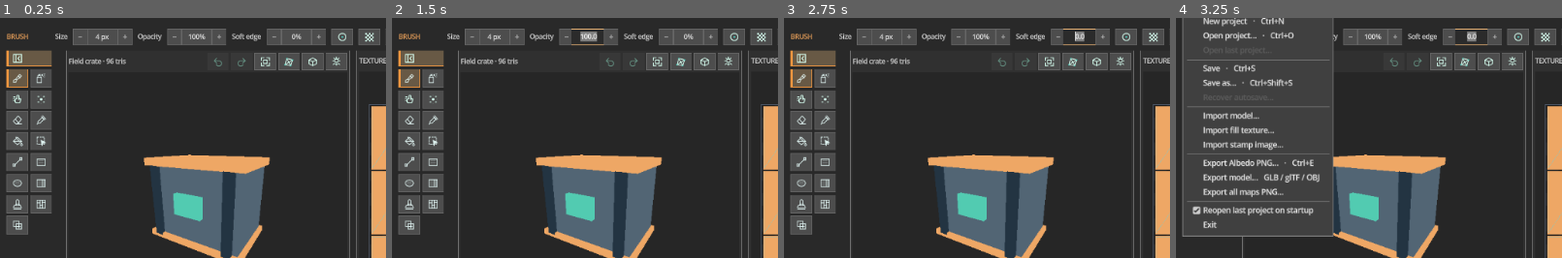
Above: before the commit, frames 1-4 (left to right).
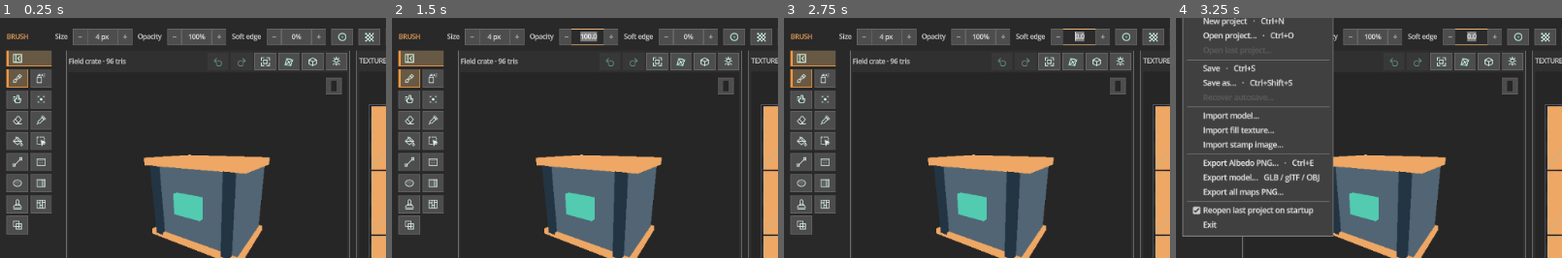
Above: after the commit, the same moments.

Repository: duasun/PixelTexturePainter
Game: Godot game, scene res://scenes/main_window.tscn
The game is run twice, just before and just after one commit, with the same random seed, the same clock (stepped at 60 frames per second) and the same inputs.
Inputs:
- Up to frame 1 (0.25 s): no input
- Up to frame 2 (1.5 s): click "4 px" at 0.5 s; click "100%" at 1.25 s
- Up to frame 3 (2.75 s): click "0%" at 2 s
- Up to frame 4 (3.25 s): click "File" at 2.75 s
The pictures show only the part of the screen within x 0-50%, y 5-55%; the shares and areas given below are measured in that part.

The runs differ from the first frame. In frame 1, 0.2% of the frame differs, in the area x 84-89%, y 25-32%; in frame 2, 0.2%; in frame 3, 0.2%; in frame 4, 0.2%.

Commit message:
Add model preview background swatch

Diff:
--- a/scenes/model_view.tscn
+++ b/scenes/model_view.tscn
@@ -126,6 +126,21 @@
 mouse_filter = 2
 clip_contents = true
 script = ExtResource("symmetry_preview")
+[node name="BackgroundSwatch" type="ColorPickerButton" parent="Display"]
+layout_mode = 1
+anchors_preset = 1
+anchor_left = 1.0
+anchor_right = 1.0
+offset_left = -40.0
+offset_top = 10.0
+offset_right = -10.0
+offset_bottom = 40.0
+grow_horizontal = 0
+custom_minimum_size = Vector2(30, 30)
+focus_mode = 0
+tooltip_text = "Change model preview background"
+color = Color(0.15, 0.15, 0.15, 1)
+edit_alpha = false
 [node name="Navigation" type="Label" parent="."]
 layout_mode = 2
 text = "RMB orbit · MMB pan · wheel zoom"
--- a/tests/run_preferences.gd
+++ b/tests/run_preferences.gd
@@ -35,6 +35,8 @@
 	for name in ["Undo","Redo","Frame","Wires","Ortho","Light"]:
 		var button: Button = scene.model_view.get_node("Header/"+name)
 		check(button.icon != null and button.text.is_empty() and not button.tooltip_text.is_empty(),"Model "+name+" is an icon with tooltip")
+	var background_swatch: ColorPickerButton = scene.model_view.get_node("Display/BackgroundSwatch")
+	check(background_swatch != null and background_swatch.edit_alpha == false and not background_swatch.tooltip_text.is_empty(),"Model preview has a background color swatch")
 	for name in ["Shape","Dither","Mirror"]:
 		var button: Button = scene.get_node("%ToolOptions/"+name)
 		check(button.icon != null and button.text.is_empty() and not button.tooltip_text.is_empty(),"Brush "+name+" is an icon with tooltip")
@@ -111,6 +113,9 @@
 	scene.get_node("%SprayOptions/Particles").set_value(24)
 	scene.model_view.get_node("Header/Wires").button_pressed = true
 	scene.model_view.get_node("Header/Ortho").button_pressed = true
+	var chosen_background := Color("566778")
+	background_swatch.color_changed.emit(chosen_background)
+	check(scene.model_view.background_color().is_equal_approx(chosen_background) and background_swatch.color.is_equal_approx(chosen_background),"Preview background changes immediately from the swatch")
 	scene.get_node("%Effects/AOStrength").set_value(42)
 	scene.get_node("%Effects/AORadius").set_value(11)
 	scene.get_node("%Effects/AOFalloff").select(2)
@@ -151,6 +156,7 @@
 	check(is_equal_approx(reopened.painter.falloff,0.55),"Brush falloff restores from config")
 	check(is_equal_approx(reopened.painter.opacity,0.35) and is_equal_approx(reopened.painter.spray_flow,0.075) and reopened.painter.spray_particles == 24,"Spray controls restore")
 	check(reopened.model_view.get_node("Header/Wires").button_pressed and reopened.model_view.get_node("Header/Ortho").button_pressed and not reopened.get_node("%UVView").button_pressed,"View toggles restore")
+	check(reopened.model_view.background_color().is_equal_approx(chosen_background) and reopened.model_view.get_node("Display/BackgroundSwatch").color.is_equal_approx(chosen_background),"Model preview background color restores from config")
 	check(reopened.get_node("%MainDock").split_offset == -160 and reopened.get_node("%MainSplit").split_offset == -380,"Panel sizes restore")
 	check(not reopened.get_node("%MenuBar/File").get_popup().is_item_disabled(2),"File menu offers last project")
 	reopened._action("ToggleRestoreLast")
--- a/ui/main_window.gd
+++ b/ui/main_window.gd
@@ -90,6 +90,7 @@
 	%Inspector.tab_changed.connect(func(_tab: int): _queue_preferences_save())
 	model_view.surface_event.connect(_surface_input.bind(true))
 	model_view.history_requested.connect(_action)
+	model_view.background_color_changed.connect(func(_color: Color): _queue_preferences_save())
 	uv_canvas.surface_event.connect(_surface_input.bind(false))
 	model_view.gesture_motion.connect(_gesture_motion)
 	uv_canvas.gesture_motion.connect(_gesture_motion)
@@ -1621,6 +1622,8 @@
 	uv_canvas.show_uv = show_uv_lines
 	uv_canvas.queue_redraw()
 	model_view.restore_view(bool(_preferences.get_setting("view","model_wires",false)),bool(_preferences.get_setting("view","orthographic",false)),bool(_preferences.get_setting("view","light",false)))
+	var saved_background: Variant = _preferences.get_setting("view","model_background",Color(0.15,0.15,0.15))
+	if saved_background is Color: model_view.set_background_color(saved_background)
 	selection_mode = clampi(int(_preferences.get_setting("view","selection_mode",0)),0,3)
 	%Layers.get_node("SelectionMode").select(selection_mode)
 	%ToolOptions.get_node("Size").set_value(float(_preferences.get_setting("brush","size",4)),false)
@@ -1688,6 +1691,7 @@
 	_preferences.set_setting("view","model_wires",model_view.get_node("Header/Wires").button_pressed)
 	_preferences.set_setting("view","orthographic",model_view.get_node("Header/Ortho").button_pressed)
 	_preferences.set_setting("view","light",model_view.get_node("Header/Light").button_pressed)
+	_preferences.set_setting("view","model_background",model_view.background_color())
 	_preferences.set_setting("view","selection_mode",selection_mode)
 	_preferences.set_setting("view","inspector_tab",%Inspector.current_tab)
 	if document != null and not document.path.is_empty() and document.path == _last_project_path:
--- a/ui/model_view.gd
+++ b/ui/model_view.gd
@@ -4,6 +4,7 @@
 signal gesture_motion(delta: Vector2)
 signal hovered(hit: Dictionary)
 signal history_requested(action: String)
+signal background_color_changed(color: Color)
 var geometry: ModelGeometry
 var display_material: ShaderMaterial
 var yaw := 0.55
@@ -23,8 +24,12 @@
 @onready var camera: Camera3D = $Display/Viewport/World/Camera
 @onready var model: MeshInstance3D = $Display/Viewport/World/Model
 @onready var overlay: MeshInstance3D = $Display/Viewport/World/Selection
+@onready var world_environment: WorldEnvironment = $Display/Viewport/World/Environment
+@onready var background_swatch: ColorPickerButton = $Display/BackgroundSwatch
 
 func _ready() -> void:
+	world_environment.environment = world_environment.environment.duplicate()
+	background_swatch.color_changed.connect(_background_selected)
 	display_material = ShaderMaterial.new()
 	display_material.shader = preload("res://shaders/model.gdshader")
 	model.material_override = display_material
@@ -43,6 +48,18 @@
 	display.mouse_exited.connect(func(): hovered.emit({}))
 	_update_camera()
 
+func set_background_color(value: Color) -> void:
+	var opaque := Color(value.r, value.g, value.b)
+	world_environment.environment.background_color = opaque
+	background_swatch.color = opaque
+
+func background_color() -> Color:
+	return world_environment.environment.background_color
+
+func _background_selected(value: Color) -> void:
+	set_background_color(value)
+	background_color_changed.emit(background_color())
+
 func set_history_available(can_undo: bool, can_redo: bool) -> void:
 	$Header/Undo.disabled = not can_undo
 	$Header/Redo.disabled = not can_redo
